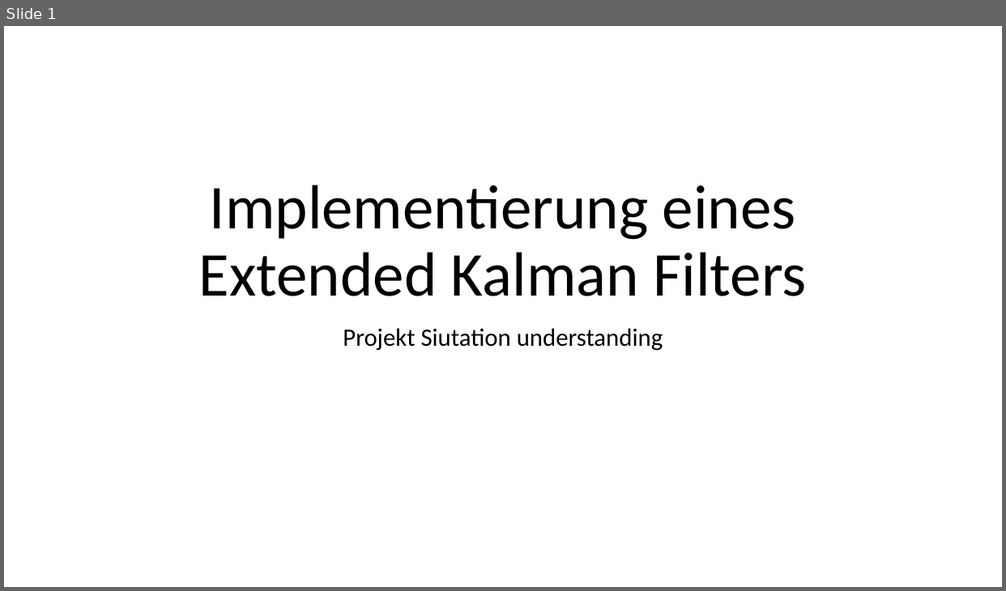
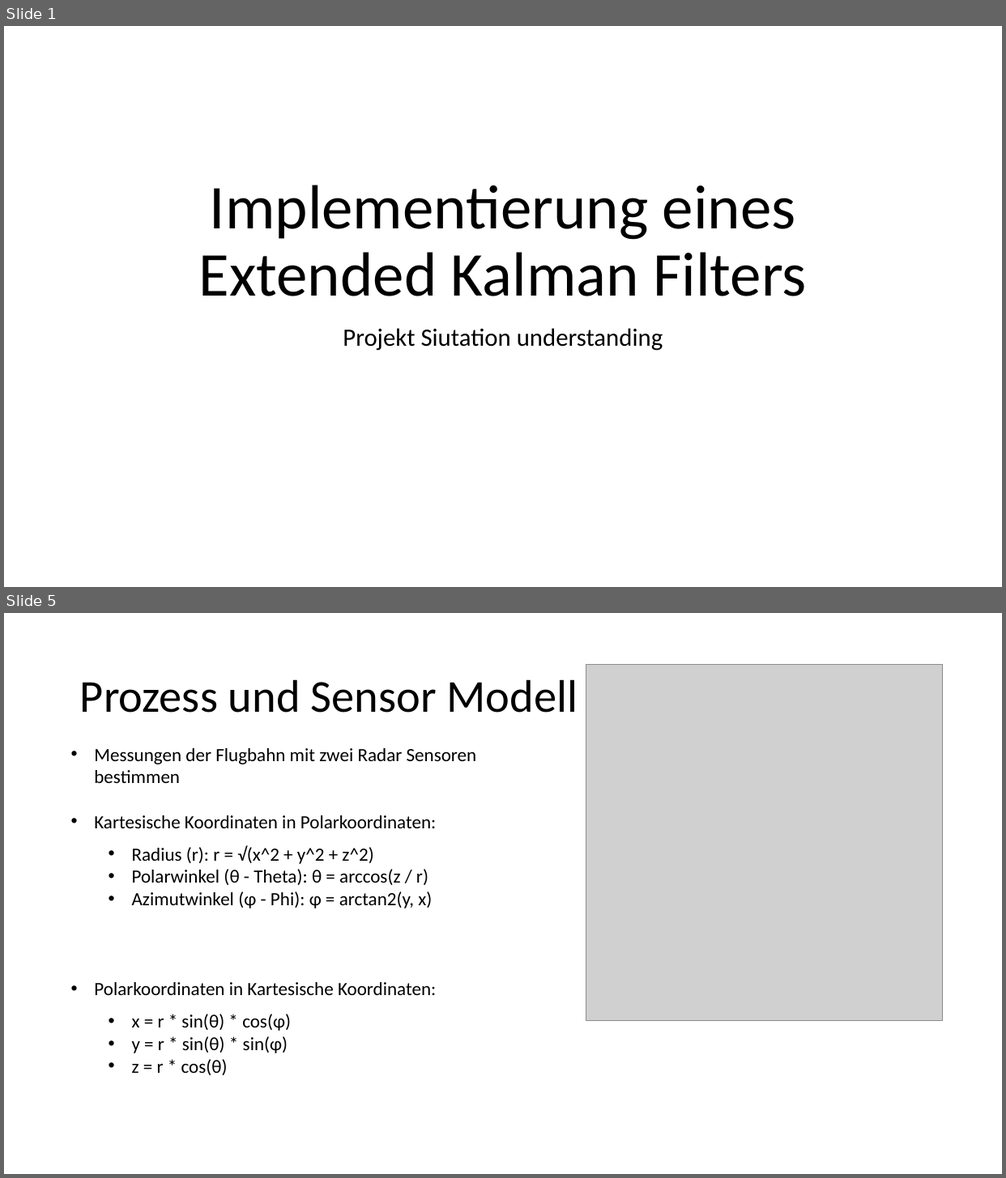
Before and after one commit to MrxPoopybutthole/situation, a slide deck: präsentation.pptx. Shown one above the other, each under a label of ours: slide 1 before the commit, slides 1 and 5 after it; the slides between them are not shown. The pictures are 1006x591 and 1006x1178 pixels, drawn with LibreOffice and Linux fonts; fonts in the diff are those of the drawing; grey boxes stand for pictures. Boxes give left, top, right and bottom in pixels: in the first picture for what was removed or moved away, otherwise in the second. Text is boxed around its words. In the diff, an @@ line names an element or a change of style, - is before the commit and + after.

```diff
--- a/präsentation.pptx
+++ b/präsentation.pptx
@@ slide 5 added at (x1=4, y1=613, x2=1002, y2=1174), background #FFFFFF @@
@@ title added at (x1=80, y1=679, x2=577, y2=713), 44 pt, text #000000 @@
+Prozess und Sensor Modell
@@ picture added at (x1=586, y1=665, x2=943, y2=1021) @@
@@ text added at (x1=94, y1=748, x2=477, y2=1076), 18 pt, text #000000 @@
+• Messungen der Flugbahn mit zwei Radar Sensoren bestimmen
+• Kartesische Koordinaten in Polarkoordinaten:
+  • Radius (r): r = √(x^2 + y^2 + z^2)
+  • Polarwinkel (θ - Theta): θ = arccos(z / r)
+  • Azimutwinkel (φ - Phi): φ = arctan2(y, x)
+• Polarkoordinaten in Kartesische Koordinaten:
+  • x = r * sin(θ) * cos(φ)
+  • y = r * sin(θ) * sin(φ)
+  • z = r * cos(θ)
```
Also in this commit, not shown: 3 slides changed, 7 other slides added, 4 slides removed, 29 other files.
